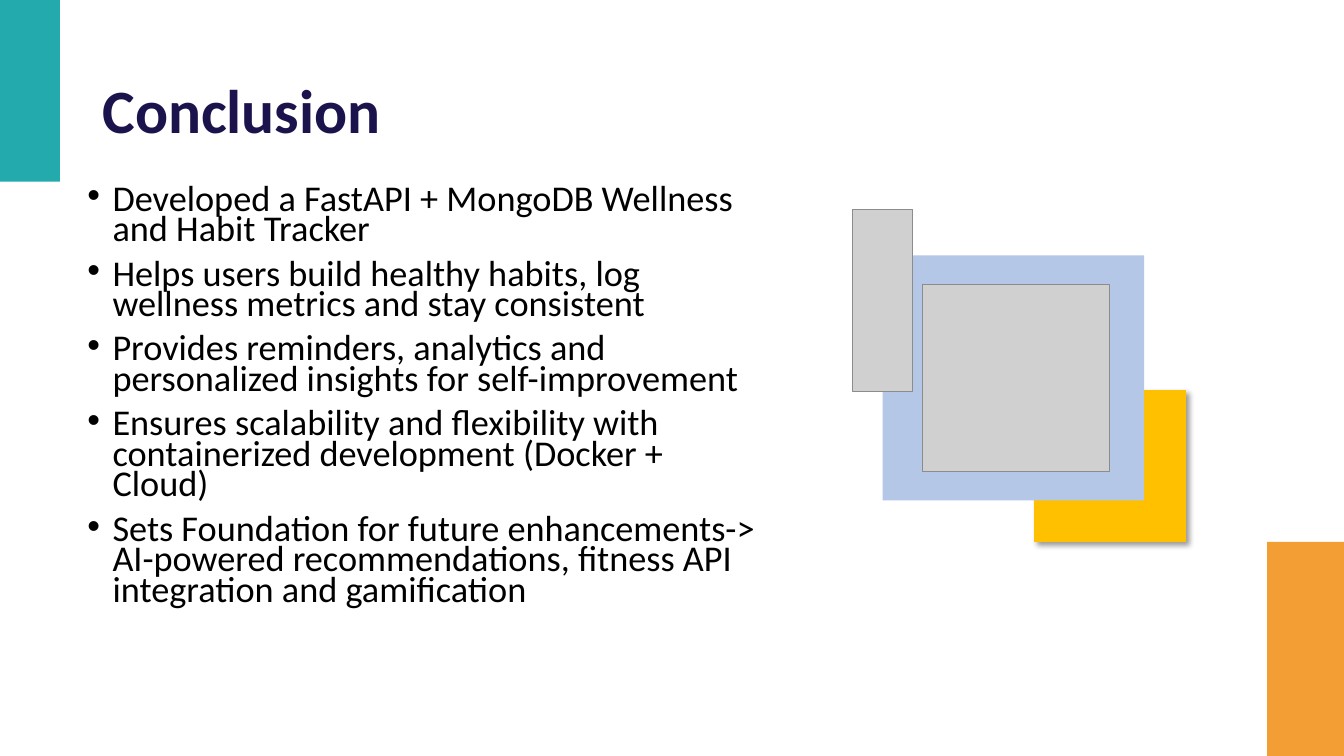
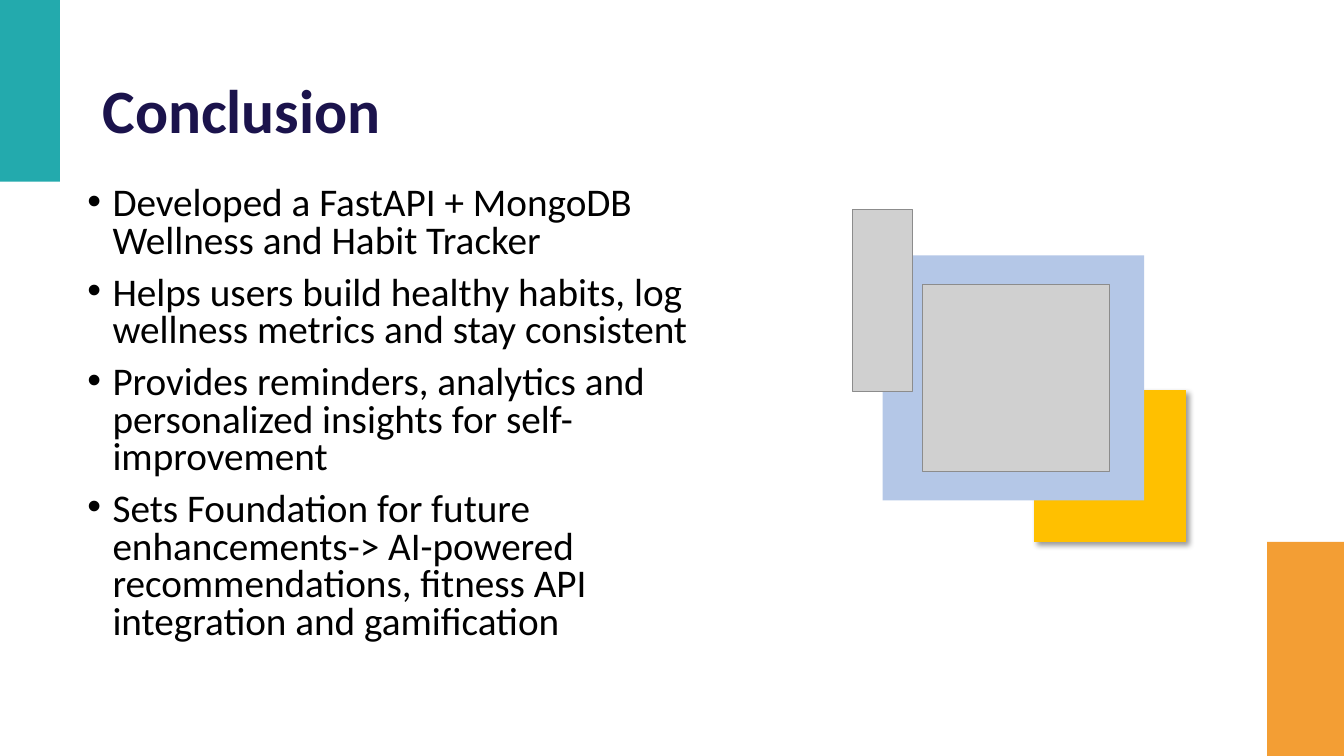
Before and after one commit to vaishnav2002-rma/wellness_habit_tracker, a slide deck: slide 13 of ZennialPro_Project_PPT.pptx. Drawn at 1344x756 pixels with LibreOffice and Linux fonts; fonts in the diff are those of the drawing; grey boxes stand for pictures. Boxes give left, top, right and bottom in pixels: in the first picture for what was removed or moved away, otherwise in the second. Text is boxed around its words. In the diff, an @@ line names an element or a change of style, - is before the commit and + after.

```diff
--- a/ZennialPro_Project_PPT.pptx
+++ b/ZennialPro_Project_PPT.pptx
@@ text "Developed a FastAPI + MongoDB ..." at <box>113,188,687,642</box>: size 25.9 to 28 pt; line spacing 0.7 to 0.8 @@
@@ text at <box>113,409,658,501</box>: paragraph removed @@
-• Ensures scalability and flexibility with containerized development (Docker + Cloud)
```
Also in this commit, not shown: 2 other slides changed, 4 other files.
